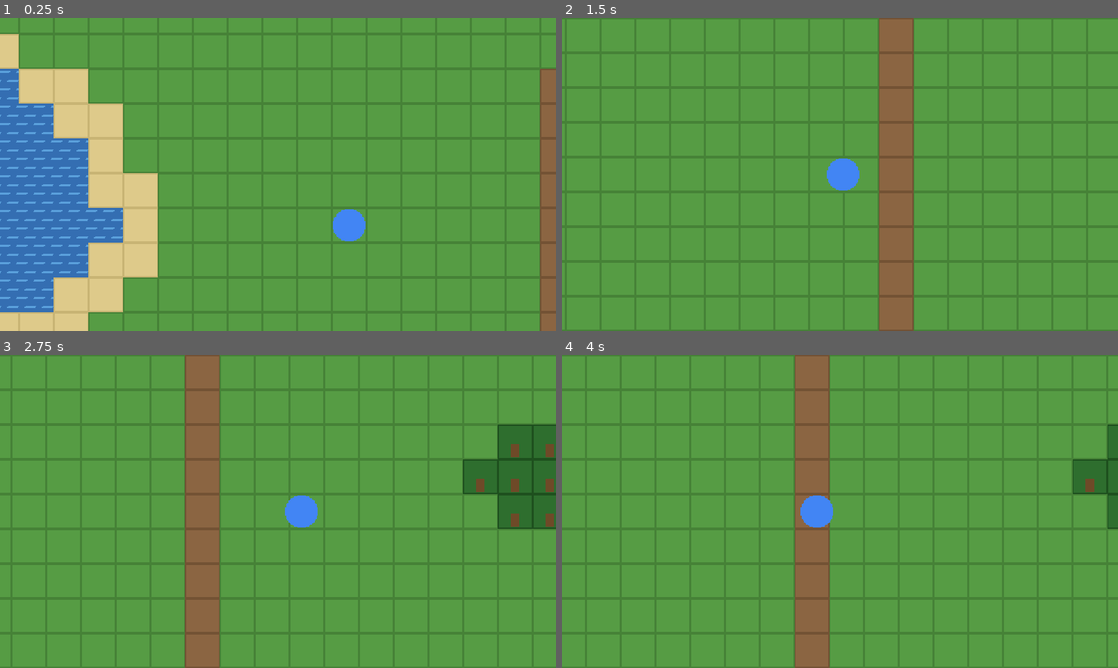
Above: before the commit, frames 1-4 (two rows, left to right).
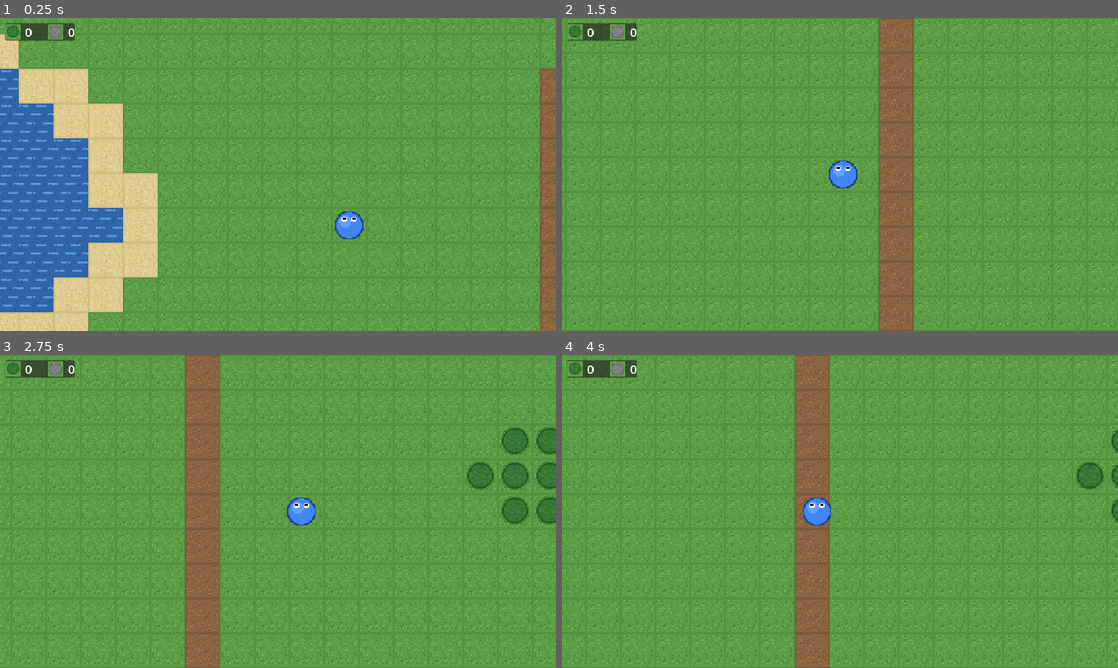
Above: after the commit, the same moments.

Repository: ozcinarece/Rable
Game: Godot game, scene res://scenes/World.tscn
Same seed, same stepped clock (60 frames per second), same inputs: the game is played once before the commit and once after it.
Inputs (mouse positions are in pixels of both pictures, inside the frame that each line leads up to):
- Up to frame 1 (0.25 s): no input
- Up to frame 2 (1.5 s): move the mouse to (962, 158) at 0.52 s; hold D 0.53-1.25 s; click (962, 158) at 0.67 s; drag from (728, 190) to (812, 237) at 1.27 s
- Up to frame 3 (2.75 s): tap Enter at 2 s; move the mouse to (333, 442) at 2.02 s; hold D from 2.03 s (still down); click (333, 442) at 2.17 s
- Up to frame 4 (4 s): release D at 2.75 s; drag from (812, 574) to (673, 464) at 2.77 s; move the mouse to (1006, 558) at 3.52 s; hold A from 3.53 s (still down); click (1006, 558) at 3.67 s

The runs differ from the first frame. In frame 1, 9.7% of the frame differs, in the area x 0-100%, y 0-100%; in frame 2, 8.0%; in frame 3, 10%; in frame 4, 8.8%.

Commit message:
Milestone 2: kaynak toplama + envanter + gorsel iyilestirme
Kaynak toplama:
- Yanindaki agaca dokun -> +3 odun, agac cime donusur
- Yanindaki tasa dokun -> +2 tas, tas topraga donusur
- Harita kenar duvarlari yikilamaz
- player.gd kisa dokunusu (tap) surukleme hareketinden ayirt edip
  world_tapped sinyali yayinlar; world.gd toplama mantigini yurutur

Envanter:
- scripts/inventory.gd autoload singleton ({"odun": n, "tas": n});
  ileride crafting ayni sozlugu harcayacak (remove_item hazir)
- scenes/HUD.tscn + hud.gd: sol ustte ikonlu kaynak sayaclari

Gorsel paket:
- Tum tile'lar yenilendi: benekli cim/toprak/kum, dalgali su,
  cim ustunde yuvarlak kaya ve golgeli agac tepesi
- Oyuncu artik gozlu, isik yansimali bir karakter

Ayrica: dokunmatikte cift islenmeyi onlemek icin
emulate_mouse_from_touch kapatildi.

Diff:
--- a/project.godot
+++ b/project.godot
@@ -11,6 +11,10 @@
 run/main_scene="res://scenes/World.tscn"
 config/features=PackedStringArray("4.3", "GL Compatibility")
 
+[autoload]
+
+Inventory="*res://scripts/inventory.gd"
+
 [display]
 
 window/size/viewport_width=1280
@@ -19,6 +23,12 @@
 window/stretch/aspect="expand"
 window/handheld/orientation=4
 
+[input_devices]
+
+; Dokunmatikte tap, ayrica sahte bir fare tiklamasi uretmesin -
+; yoksa telefonda her dokunus iki kez islenirdi (cift toplama).
+pointing/emulate_mouse_from_touch=false
+
 [rendering]
 
 renderer/rendering_method="gl_compatibility"
--- /dev/null
+++ b/scenes/HUD.tscn
@@ -0,0 +1,38 @@
+[gd_scene load_steps=4 format=3]
+
+[ext_resource type="Script" path="res://scripts/hud.gd" id="1_script"]
+[ext_resource type="Texture2D" path="res://assets/tiles/tree.png" id="2_tree"]
+[ext_resource type="Texture2D" path="res://assets/tiles/stone.png" id="3_stone"]
+
+[node name="HUD" type="CanvasLayer"]
+script = ExtResource("1_script")
+
+[node name="Panel" type="PanelContainer" parent="."]
+offset_left = 12.0
+offset_top = 12.0
+
+[node name="HBox" type="HBoxContainer" parent="Panel"]
+theme_override_constants/separation = 10
+
+[node name="WoodIcon" type="TextureRect" parent="Panel/HBox"]
+custom_minimum_size = Vector2(36, 36)
+texture = ExtResource("2_tree")
+expand_mode = 1
+stretch_mode = 5
+
+[node name="WoodLabel" type="Label" parent="Panel/HBox"]
+text = "0"
+theme_override_font_sizes/font_size = 28
+
+[node name="Spacer" type="Control" parent="Panel/HBox"]
+custom_minimum_size = Vector2(16, 0)
+
+[node name="StoneIcon" type="TextureRect" parent="Panel/HBox"]
+custom_minimum_size = Vector2(36, 36)
+texture = ExtResource("3_stone")
+expand_mode = 1
+stretch_mode = 5
+
+[node name="StoneLabel" type="Label" parent="Panel/HBox"]
+text = "0"
+theme_override_font_sizes/font_size = 28
--- a/scenes/World.tscn
+++ b/scenes/World.tscn
@@ -1,7 +1,8 @@
-[gd_scene load_steps=3 format=3]
+[gd_scene load_steps=4 format=3]
 
 [ext_resource type="Script" path="res://scripts/world.gd" id="1_script"]
 [ext_resource type="PackedScene" path="res://scenes/Player.tscn" id="2_player"]
+[ext_resource type="PackedScene" path="res://scenes/HUD.tscn" id="3_hud"]
 
 [node name="World" type="Node2D"]
 script = ExtResource("1_script")
@@ -9,3 +10,5 @@
 [node name="GroundTileMap" type="TileMap" parent="."]
 
 [node name="Player" parent="." instance=ExtResource("2_player")]
+
+[node name="HUD" parent="." instance=ExtResource("3_hud")]
--- /dev/null
+++ b/scripts/hud.gd
@@ -0,0 +1,15 @@
+extends CanvasLayer
+## Ekranin sol ustundeki kaynak sayaclari.
+## Inventory'nin "changed" sinyalini dinler ve sayilari gunceller;
+## baska hicbir sistemle dogrudan bagi yoktur.
+
+@onready var wood_label: Label = $Panel/HBox/WoodLabel
+@onready var stone_label: Label = $Panel/HBox/StoneLabel
+
+func _ready() -> void:
+	Inventory.changed.connect(_refresh)
+	_refresh()
+
+func _refresh() -> void:
+	wood_label.text = str(Inventory.get_count("odun"))
+	stone_label.text = str(Inventory.get_count("tas"))
--- /dev/null
+++ b/scripts/inventory.gd
@@ -0,0 +1,26 @@
+extends Node
+## Oyuncunun envanteri - autoload (singleton) olarak kayitli.
+## Oyunun her yerinden "Inventory.add_item(...)" seklinde erisilebilir.
+##
+## Basit bir sozluk yapisi kullanir: {"odun": 5, "tas": 2} gibi.
+## Ileride crafting sistemi de ayni sozlugu okuyup harcayacak.
+
+## Envanter icerigi her degistiginde yayinlanir (HUD bunu dinler).
+signal changed
+
+var items: Dictionary = {}
+
+func add_item(item_id: String, amount: int) -> void:
+	items[item_id] = get_count(item_id) + amount
+	changed.emit()
+
+## Ileride crafting icin: yeterli kaynak varsa harcar, yoksa false doner.
+func remove_item(item_id: String, amount: int) -> bool:
+	if get_count(item_id) < amount:
+		return false
+	items[item_id] -= amount
+	changed.emit()
+	return true
+
+func get_count(item_id: String) -> int:
+	return items.get(item_id, 0)
--- a/scripts/player.gd
+++ b/scripts/player.gd
@@ -1,24 +1,32 @@
 extends CharacterBody2D
-## Basit 8 yonlu top-down oyuncu hareketi.
-## Klavye (WASD + ok tuslari) ve dokunmatik (parmagi surukleme) ile calisir.
-## Ileride envanter, kazma gibi sistemler bu script'e dokunmadan
-## ayri script'ler olarak eklenebilir (ornegin ayri bir Inventory.gd).
+## Basit 8 yonlu top-down oyuncu hareketi + dokunma (tap) algilama.
+##
+## Hareket: klavye (WASD + ok tuslari) veya parmagi basip surukleme
+## (basit bir "sanal joystick" gibi calisir).
+##
+## Etkilesim: kisa bir dokunus (parmak kaydirmadan hemen cekilirse)
+## "world_tapped" sinyalini yayinlar; World bu sinyali dinleyip
+## dokunulan tile'da kaynak toplama vb. islemleri yapar.
+## Boylece oyuncu scripti dunya hakkinda hicbir sey bilmek zorunda kalmaz.
+
+## Kisa dokunusta, dokunulan noktanin dunya koordinatiyla yayinlanir.
+signal world_tapped(world_pos: Vector2)
 
 @export var speed: float = 200.0  # piksel / saniye
 
-# Dokunmatik kontrol icin: parmagin ilk bastigi nokta ve su anki konumu.
-# Parmak-surukleme, basit bir "sanal joystick" gibi davranir:
-# parmagi bastigin yerden ne kadar uzaklastirirsan o yone o kadar hizli gidersin.
+const TAP_MAX_DURATION: float = 0.25  # saniye - bundan uzunsa tap sayilmaz
+const TAP_MAX_DRIFT: float = 12.0     # piksel - bundan fazla kaydiysa tap sayilmaz
+const DRAG_DEAD_ZONE: float = 10.0    # kucuk parmak titremelerini yok say
+
 var _touch_start_position: Vector2 = Vector2.ZERO
 var _touch_current_position: Vector2 = Vector2.ZERO
+var _touch_start_time: float = 0.0
 var _is_touching: bool = false
 
 func _physics_process(_delta: float) -> void:
-	var direction := _get_input_direction()
-	velocity = direction * speed
+	velocity = _get_input_direction() * speed
 	move_and_slide()
 
-# Klavye veya dokunmatik girdisinden -1..1 araliginda bir yon vektoru uretir.
 func _get_input_direction() -> Vector2:
 	if _is_touching:
 		return _get_touch_direction()
@@ -38,8 +46,7 @@
 
 func _get_touch_direction() -> Vector2:
 	var offset := _touch_current_position - _touch_start_position
-	const DEAD_ZONE: float = 10.0  # kucuk parmak titremelerini yok say
-	if offset.length() <= DEAD_ZONE:
+	if offset.length() <= DRAG_DEAD_ZONE:
 		return Vector2.ZERO
 	return offset.normalized()
 
@@ -49,7 +56,21 @@
 			_is_touching = true
 			_touch_start_position = event.position
 			_touch_current_position = event.position
+			_touch_start_time = Time.get_ticks_msec() / 1000.0
 		else:
 			_is_touching = false
+			var duration := Time.get_ticks_msec() / 1000.0 - _touch_start_time
+			var drift := _touch_current_position.distance_to(_touch_start_position)
+			if duration <= TAP_MAX_DURATION and drift <= TAP_MAX_DRIFT:
+				world_tapped.emit(_screen_to_world(event.position))
 	elif event is InputEventScreenDrag:
 		_touch_current_position = event.position
+	elif event is InputEventMouseButton:
+		# Masaustunde test icin: sol tik da dokunma sayilir
+		if event.button_index == MOUSE_BUTTON_LEFT and event.pressed:
+			world_tapped.emit(get_global_mouse_position())
+
+# Ekran koordinatini (dokunma) dunya koordinatina cevirir;
+# kameranin konumu ve zoom'u otomatik hesaba katilir.
+func _screen_to_world(screen_pos: Vector2) -> Vector2:
+	return get_canvas_transform().affine_inverse() * screen_pos
--- a/scripts/world.gd
+++ b/scripts/world.gd
@@ -1,40 +1,52 @@
 extends Node2D
-## Oyun dunyasini scripts/map_data.gd icindeki ASCII haritadan kurar.
+## Oyun dunyasini scripts/map_data.gd icindeki ASCII haritadan kurar
+## ve kaynak toplamayi yonetir.
 ##
 ## Sorumluluklari:
 ##   1. Tile gorselleri + carpismalari iceren TileSet'i kod ile olusturmak
 ##   2. ASCII haritayi okuyup TileMap'e dosemek
-##   3. Oyuncuyu haritadaki P noktasina yerlestirmek
-##   4. Kamerayi harita sinirlarina kilitlemek
+##   3. Oyuncuyu haritadaki P noktasina yerlestirmek, kamerayi sinirlamak
+##   4. Oyuncunun dokundugu tile'da kaynak toplama (agac -> odun vb.)
 ##
 ## Ileride prosedurel harita uretimine gecerken sadece MAP verisinin
-## geldigi yer degisecek; buradaki doseme mantigi ayni kalacak.
+## geldigi yer degisecek; buradaki doseme/toplama mantigi ayni kalacak.
 
 const TILE_SIZE: int = 32
 const MapData = preload("res://scripts/map_data.gd")
 
+## Oyuncu en fazla kac tile uzaktaki bir seyi toplayabilir (1 = komsu tile'lar)
+const HARVEST_REACH_TILES: int = 1
+
 # Harita karakteri -> tile tanimi.
-# "solid" true olan tile'lara carpisma kutusu eklenir (uzerinden yurunemez).
+#   solid:   true ise carpisma kutusu eklenir (uzerinden yurunemez)
+#   drops:   toplandiginda envantere eklenecek kaynaklar
+#   becomes: toplandiktan sonra tile'in donusecegi karakter
 const TILE_DEFS: Dictionary = {
 	".": {"texture": "res://assets/tiles/grass.png", "solid": false},
 	"d": {"texture": "res://assets/tiles/dirt.png", "solid": false},
 	"s": {"texture": "res://assets/tiles/sand.png", "solid": false},
 	"~": {"texture": "res://assets/tiles/water.png", "solid": true},
-	"#": {"texture": "res://assets/tiles/stone.png", "solid": true},
-	"T": {"texture": "res://assets/tiles/tree.png", "solid": true},
+	"#": {"texture": "res://assets/tiles/stone.png", "solid": true,
+			"drops": {"tas": 2}, "becomes": "d"},
+	"T": {"texture": "res://assets/tiles/tree.png", "solid": true,
+			"drops": {"odun": 3}, "becomes": "."},
 }
 
 @onready var ground_tile_map: TileMap = $GroundTileMap
 @onready var player: CharacterBody2D = $Player
 
-# Hangi karakterin TileSet'te hangi source id'ye karsilik geldigini tutar
 var _char_to_source_id: Dictionary = {}
+var _cell_char: Dictionary = {}  # Vector2i hucre -> o hucredeki harita karakteri
+var _map_width: int = 0
+var _map_height: int = 0
 
 func _ready() -> void:
 	ground_tile_map.tile_set = _build_tile_set()
 	_build_map_from_ascii()
+	player.world_tapped.connect(_on_player_world_tapped)
 
-# Tum tile turlerini (gorsel + gerekiyorsa carpisma) iceren TileSet olusturur.
+# --- Kurulum -----------------------------------------------------------
+
 func _build_tile_set() -> TileSet:
 	var tile_set := TileSet.new()
 	tile_set.tile_size = Vector2i(TILE_SIZE, TILE_SIZE)
@@ -49,7 +61,6 @@
 		source.create_tile(Vector2i(0, 0))
 
 		if def["solid"]:
-			# Tile'in tamamini kaplayan kare bir carpisma poligonu ekle
 			var tile_data: TileData = source.get_tile_data(Vector2i(0, 0), 0)
 			tile_data.add_collision_polygon(0)
 			var h := TILE_SIZE / 2.0
@@ -63,27 +74,57 @@
 
 	return tile_set
 
-# ASCII haritayi satir satir okuyup tile'lari doser.
 func _build_map_from_ascii() -> void:
 	var rows: Array[String] = MapData.MAP
+	_map_height = rows.size()
+	_map_width = rows[0].length()
+
 	for y in rows.size():
 		var row := rows[y]
 		for x in row.length():
 			var ch := row[x]
 			if ch == "P":
-				# Oyuncunun baslangic noktasi; zeminine cim doselenir
 				player.position = ground_tile_map.map_to_local(Vector2i(x, y))
 				ch = "."
 			if not TILE_DEFS.has(ch):
-				ch = "."  # bilinmeyen karakter olursa cime dus
-			ground_tile_map.set_cell(0, Vector2i(x, y), _char_to_source_id[ch], Vector2i(0, 0))
+				ch = "."
+			_set_cell_char(Vector2i(x, y), ch)
 
-	_apply_camera_limits(rows[0].length(), rows.size())
+	_apply_camera_limits()
 
-# Kamerayi harita disini gostermeyecek sekilde sinirlar.
-func _apply_camera_limits(map_width_tiles: int, map_height_tiles: int) -> void:
+func _apply_camera_limits() -> void:
 	var camera: Camera2D = player.get_node("Camera2D")
 	camera.limit_left = 0
 	camera.limit_top = 0
-	camera.limit_right = map_width_tiles * TILE_SIZE
-	camera.limit_bottom = map_height_tiles * TILE_SIZE
+	camera.limit_right = _map_width * TILE_SIZE
+	camera.limit_bottom = _map_height * TILE_SIZE
+
+# --- Kaynak toplama ----------------------------------------------------
+
+func _on_player_world_tapped(world_pos: Vector2) -> void:
+	var cell := ground_tile_map.local_to_map(ground_tile_map.to_local(world_pos))
+	var player_cell := ground_tile_map.local_to_map(ground_tile_map.to_local(player.global_position))
+
+	# Erisim kontrolu: sadece oyuncunun yanindaki tile'lar toplanabilir
+	var diff := (cell - player_cell).abs()
+	if maxi(diff.x, diff.y) > HARVEST_REACH_TILES:
+		return
+
+	# Haritanin en dis kenari (sinir duvarlari) yikilamaz
+	if cell.x <= 0 or cell.y <= 0 or cell.x >= _map_width - 1 or cell.y >= _map_height - 1:
+		return
+
+	var ch: String = _cell_char.get(cell, "")
+	if ch == "" or not TILE_DEFS[ch].has("drops"):
+		return
+
+	# Kaynaklari envantere ekle, tile'i donustur
+	var def: Dictionary = TILE_DEFS[ch]
+	for item_id in def["drops"]:
+		Inventory.add_item(item_id, def["drops"][item_id])
+	_set_cell_char(cell, def["becomes"])
+
+# Bir hucrenin karakterini gunceller ve gorselini doser
+func _set_cell_char(cell: Vector2i, ch: String) -> void:
+	_cell_char[cell] = ch
+	ground_tile_map.set_cell(0, cell, _char_to_source_id[ch], Vector2i(0, 0))
Binary file changed: assets/player/player.png
Binary file changed: assets/tiles/dirt.png
Binary file changed: assets/tiles/grass.png
Binary file changed: assets/tiles/sand.png
Binary file changed: assets/tiles/stone.png
Binary file changed: assets/tiles/tree.png
Binary file changed: assets/tiles/water.png
